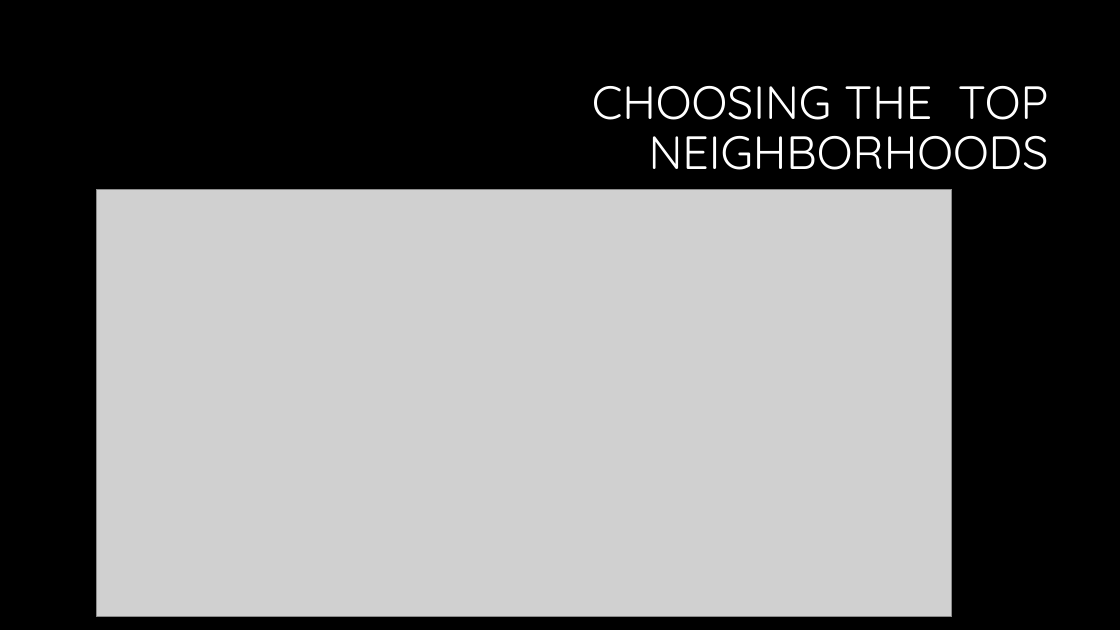
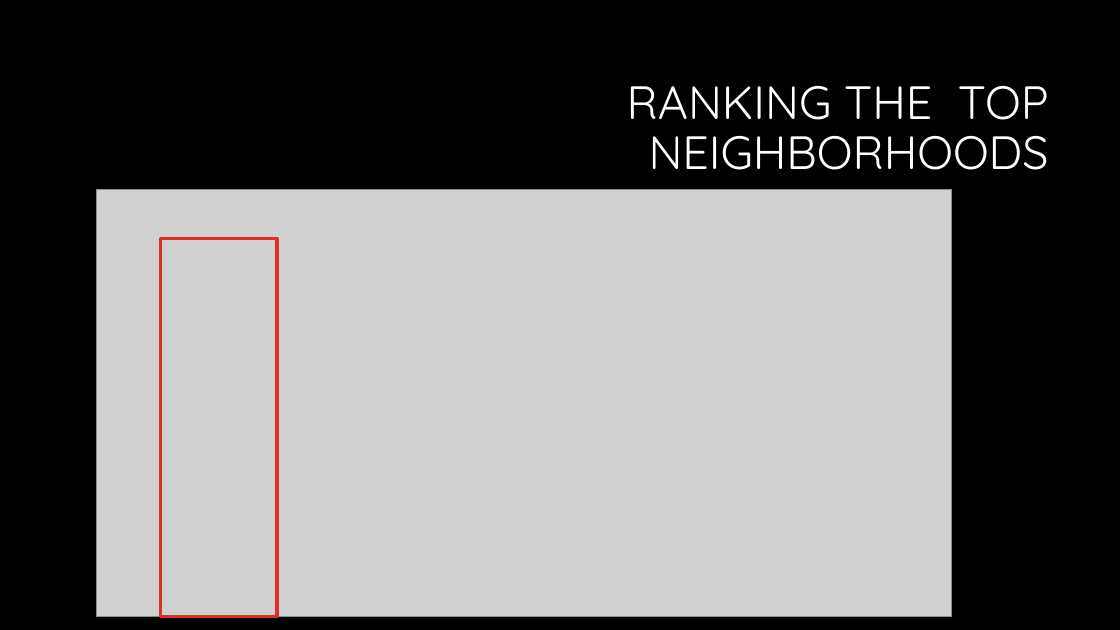
Before and after one commit to psharer/Coursera_Capstone, a slide deck: slide 6 of Finding a Night Club Location in New York.pptx. Drawn at 1120x630 pixels with LibreOffice and Linux fonts; fonts in the diff are those of the drawing; grey boxes stand for pictures; background and template pictures are left out. Boxes give left, top, right and bottom in pixels: in the first picture for what was removed or moved away, otherwise in the second. Text is boxed around its words. In the diff, an @@ line names an element or a change of style, - is before the commit and + after.

Commit message:
Updating the presentation with more slides and a conclusion about which neighborhood is best.

```diff
--- a/Finding a Night Club Location in New York.pptx
+++ b/Finding a Night Club Location in New York.pptx
@@ title at [627, 86, 1049, 170]: text changed @@
-CHOOSING THE TOP NEIGHBORHOODS
+RANKING THE TOP NEIGHBORHOODS
@@ rectangle added at [160, 239, 276, 617], outline #DF2E28 3 pt @@
```
Also in this commit, not shown: 6 other slides changed, 2 slides added, 3 other files.
